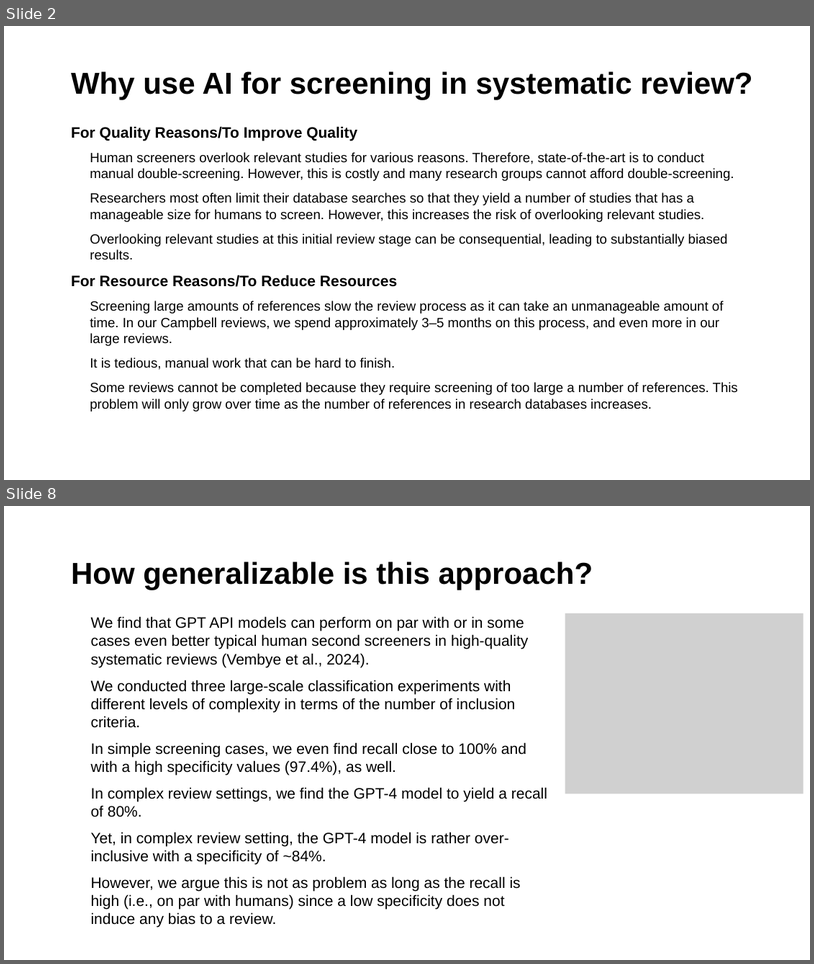
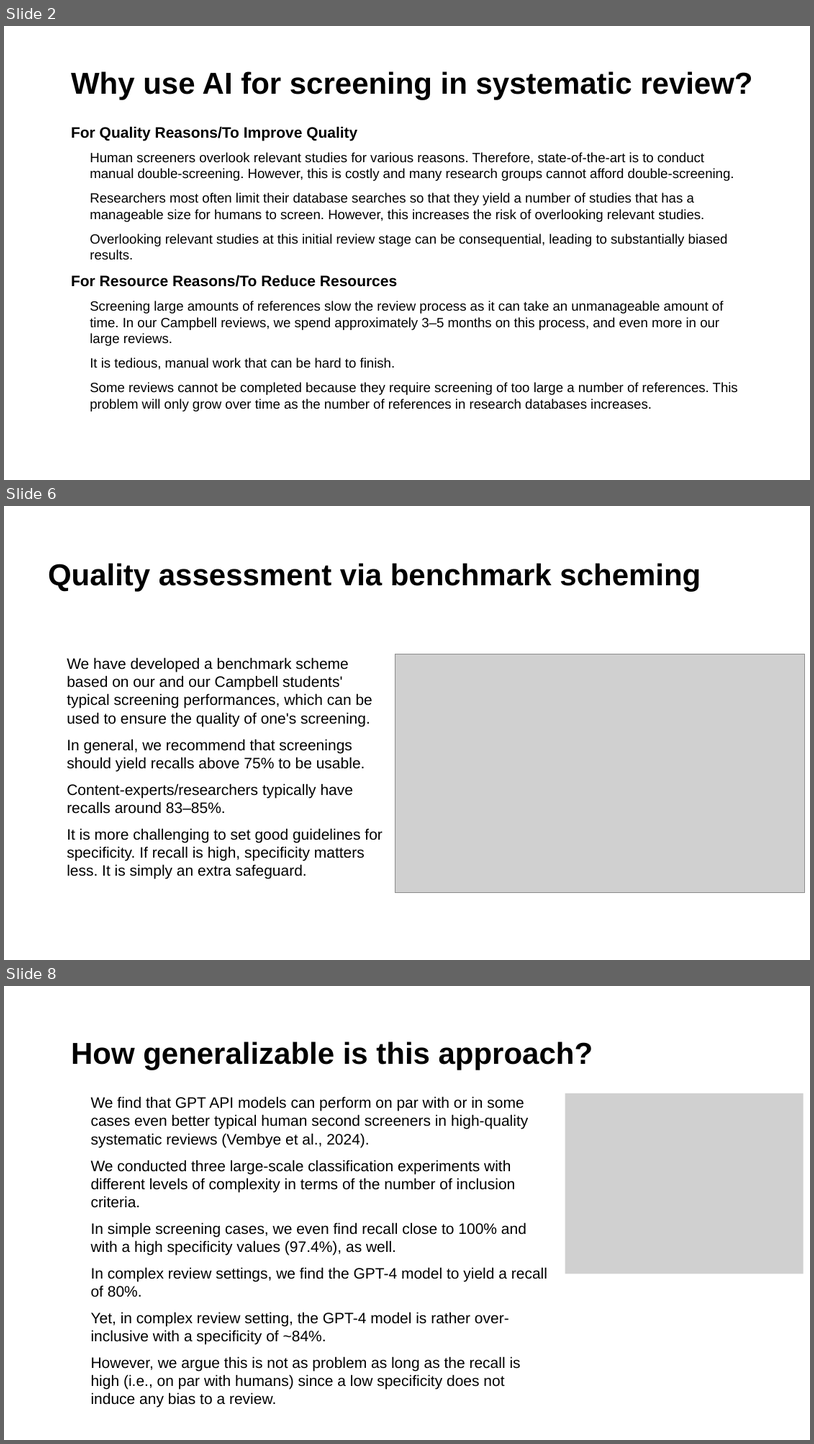
Before and after one commit to MikkelVembye/SRMA-SIG-presentation, a slide deck: SRMA SIG presentation 2024 .potx.pptx. Shown one above the other, each under a label of ours: slides 2 and 8 before the commit, slides 2, 6 and 8 after it; the slides between them are not shown. The pictures are 814x964 and 814x1444 pixels, drawn with LibreOffice and Linux fonts; fonts in the diff are those of the drawing; grey boxes stand for pictures; background and template pictures are left out. Boxes give left, top, right and bottom in pixels: in the first picture for what was removed or moved away, otherwise in the second. Text is boxed around its words. In the diff, an @@ line names an element or a change of style, - is before the commit and + after.

```diff
--- a/SRMA SIG presentation 2024 .potx.pptx
+++ b/SRMA SIG presentation 2024 .potx.pptx
@@ slide 6 added at bbox=[4, 506, 810, 960], background #FFFFFF @@
@@ title added at bbox=[48, 563, 701, 592], 36 pt, text #000000, bold @@
+Quality assessment via benchmark scheming
@@ picture added at bbox=[396, 654, 805, 893] @@
@@ text added at bbox=[67, 657, 382, 879], 18 pt, text #000000 @@
+• We have developed a benchmark scheme based on our and our Campbell students' typical screening performances, which can be used to ensure the quality of one's screening.
+• In general, we recommend that screenings should yield recalls above 75% to be usable.
+• Content-experts/researchers typically have recalls around 83–85%.
+• It is more challenging to set good guidelines for specificity. If recall is high, specificity matters less. It is simply an extra safeguard.
```
Also in this commit, not shown: 4 slides changed, 2 other slides added, 3 slides removed.
